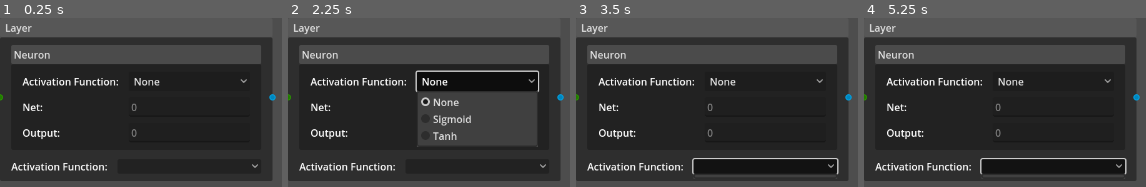
Above: before the commit, frames 1-4 (left to right).
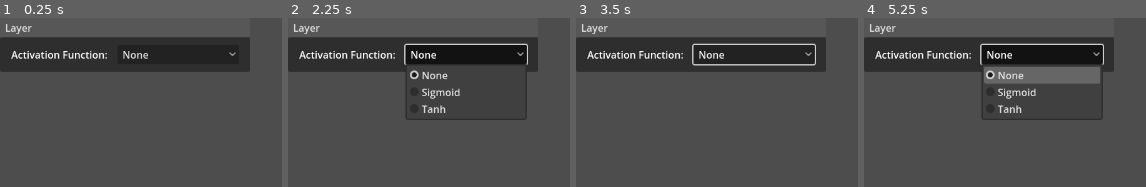
Above: after the commit, the same moments.

Repository: maktoobgar/neural_network
Game: Godot game, scene res://scenes/layer.tscn
The game is run twice, just before and just after one commit, with the same random seed, the same clock (stepped at 60 frames per second) and the same inputs. This scene is started directly instead of the project's main scene.
Inputs (mouse positions are in pixels of both pictures, inside the frame that each line leads up to):
- Up to frame 1 (0.25 s): no input
- Up to frame 2 (2.25 s): click "None" at 0.5 s; click "None" at 1.25 s; click "None" at 2 s
- Up to frame 3 (3.5 s): click (764, 166) at 2.77 s
- Up to frame 4 (5.25 s): tap Enter at 3.5, 5 s; tap Space at 4.25 s

The runs differ from the first frame. In frame 1, 72% of the frame differs, in the area x 0-98%, y 11-97%; in frame 2, 61%; in frame 3, 72%; in frame 4, 72%.

Commit message:
🎉 feat: added details button on each neuron + bug fix

Diff:
--- a/scenes/layer.gd
+++ b/scenes/layer.gd
@@ -18,17 +18,18 @@
 
 func _set_neurons_count(value: int) -> void:
 	value = max(value, 0)
+	var children_count = max(self.get_child_count() - 2, -1)
 	for i in range(value):
-		if self.get_child_count() - 1 >= i:
+		if children_count >= i:
 			continue
 		var neuron: Neuron = SceneManager.create_scene_instance("neuron")
 		neurons.append(neuron)
 		neuron.set_meta("layer", layer_number)
 		neuron.id = i
-		self.set_slot(i, true, 0, Color("#2b9900"), true, 0, Color("#00a7ec"))
+		self.set_slot(i + 1, true, 0, Color("#2b9900"), true, 0, Color("#00a7ec"))
 		self.add_child(neuron)
 
-	var difference = self.get_child_count() - value
+	var difference = (self.get_child_count() - 1) - value
 	for i in range(difference):
 		neurons.pop_back().queue_free()
 	neurons_count = value
--- a/scenes/layer.tscn
+++ b/scenes/layer.tscn
@@ -9,15 +9,14 @@
 title = " Layer"
 slot/0/left_enabled = false
 slot/0/left_type = 0
-slot/0/left_color = Color(1, 1, 1, 1)
+slot/0/left_color = Color(0.168627, 0.6, 0, 1)
 slot/0/left_icon = null
 slot/0/right_enabled = false
 slot/0/right_type = 0
-slot/0/right_color = Color(1, 1, 1, 1)
+slot/0/right_color = Color(0, 0.654902, 0.92549, 1)
 slot/0/right_icon = null
 slot/0/draw_stylebox = true
 script = ExtResource("1_3bi70")
-neurons_count = 1
 
 [node name="Menu" type="VBoxContainer" parent="."]
 layout_mode = 2
@@ -25,4 +24,5 @@
 [node name="ActivationFunction" parent="Menu" instance=ExtResource("2_kcbq1")]
 layout_mode = 2
 text = "Activation Function:"
+options = Array[String](["None", "Sigmoid", "Tanh"])
 input_type = "OptionButton"
--- a/scenes/neuron.gd
+++ b/scenes/neuron.gd
@@ -3,9 +3,16 @@
 
 class_name Neuron
 
-var id: int = 0
+var id: int: set = _set_id, get = _get_id
 var net: float: set = _set_net, get = _get_net
 var output: float: set = _set_output, get = _get_output
+
+func _set_id(value: int) -> void:
+	self.title = Global.get_neuron_name(value + 1)
+	id = value
+
+func _get_id() -> int:
+	return id
 
 func _set_net(value: float) -> void:
 	%Net.value = str(value)
@@ -18,3 +25,12 @@
 
 func _get_output() -> float:
 	return float(%Output.value)
+
+func _on_close_request():
+	%Details.visible = true
+	%ValuesContainer.visible = false
+	self.size.y = 0
+
+func _on_show_button_up():
+	%Details.visible = false
+	%ValuesContainer.visible = true
--- a/scenes/neuron.tscn
+++ b/scenes/neuron.tscn
@@ -5,14 +5,10 @@
 
 [node name="Neuron" type="GraphNode"]
 custom_minimum_size = Vector2(400, 0)
-anchors_preset = 15
-anchor_right = 1.0
-anchor_bottom = 1.0
-offset_right = -880.0
-offset_bottom = -553.0
-grow_horizontal = 2
-grow_vertical = 2
+offset_right = 400.0
+offset_bottom = 85.0
 title = "Neuron"
+show_close = true
 slot/0/left_enabled = false
 slot/0/left_type = 0
 slot/0/left_color = Color(0.168627, 0.6, 0, 1)
@@ -22,9 +18,20 @@
 slot/0/right_color = Color(0, 0.654902, 0.92549, 1)
 slot/0/right_icon = null
 slot/0/draw_stylebox = true
+slot/1/left_enabled = false
+slot/1/left_type = 0
+slot/1/left_color = Color(1, 1, 1, 1)
+slot/1/left_icon = null
+slot/1/right_enabled = false
+slot/1/right_type = 0
+slot/1/right_color = Color(1, 1, 1, 1)
+slot/1/right_icon = null
+slot/1/draw_stylebox = true
 script = ExtResource("1_vhq5r")
 
 [node name="ValuesContainer" type="VBoxContainer" parent="."]
+unique_name_in_owner = true
+visible = false
 layout_mode = 2
 size_flags_vertical = 3
 theme_override_constants/separation = 10
@@ -51,3 +58,11 @@
 editable = false
 initial_value = "0"
 force_float = true
+
+[node name="Details" type="Button" parent="."]
+unique_name_in_owner = true
+layout_mode = 2
+text = "Details"
+
+[connection signal="close_request" from="." to="." method="_on_close_request"]
+[connection signal="button_up" from="Details" to="." method="_on_show_button_up"]
Not shown, changed: CHANGELOG.md
